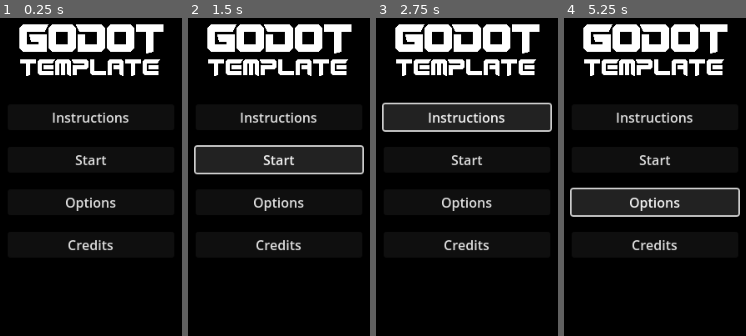
Above: before the commit, frames 1-4 (left to right).
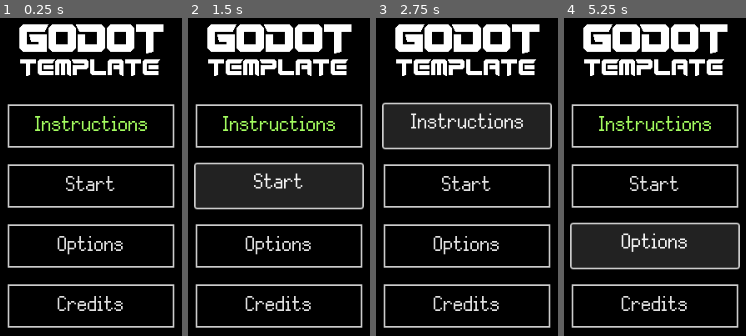
Above: after the commit, the same moments.

Repository: hawkstein/godot-2d-template
Game: Godot game, scene res://utils/ui/main_menu.tscn
The game is run twice, just before and just after one commit, with the same random seed, the same clock (stepped at 60 frames per second) and the same inputs.
Inputs:
- Up to frame 1 (0.25 s): no input
- Up to frame 2 (1.5 s): click "Start" at 0.5 s; click "Start" at 1.25 s
- Up to frame 3 (2.75 s): click "Instructions" at 2 s
- Up to frame 4 (5.25 s): click "Instructions" at 2.75 s; click "Instructions" at 3.5 s; click "Start" at 4.25 s; click "Options" at 5 s

The runs differ from the first frame. In frame 1, 11% of the frame differs, in the area x 3-97%, y 27-98%; in frame 2, 19%; in frame 3, 15%; in frame 4, 23%.

Commit message:
add default theme with pixel font

Diff:
--- /dev/null
+++ b/utils/ui/default_theme.tres
@@ -0,0 +1,17 @@
+[gd_resource type="Theme" load_steps=3 format=3 uid="uid://bes7poiouimn8"]
+
+[ext_resource type="FontFile" uid="uid://bk4j1idfh85sp" path="res://assets/fonts/Silver.ttf" id="1_os6be"]
+
+[sub_resource type="StyleBoxFlat" id="StyleBoxFlat_os6be"]
+content_margin_top = 8.0
+bg_color = Color(0, 0, 0, 1)
+border_width_left = 2
+border_width_top = 2
+border_width_right = 2
+border_width_bottom = 2
+anti_aliasing = false
+
+[resource]
+default_font = ExtResource("1_os6be")
+default_font_size = 38
+Button/styles/normal = SubResource("StyleBoxFlat_os6be")
--- a/utils/ui/main_menu.tscn
+++ b/utils/ui/main_menu.tscn
@@ -1,7 +1,8 @@
-[gd_scene load_steps=3 format=3 uid="uid://dfn6sijy2qq8n"]
+[gd_scene load_steps=4 format=3 uid="uid://dfn6sijy2qq8n"]
 
 [ext_resource type="Texture2D" uid="uid://4iakeclf4k4b" path="res://utils/ui/menu-header.png" id="1_1anft"]
 [ext_resource type="Script" uid="uid://dqn7tfj4acgyi" path="res://utils/ui/main_menu.gd" id="1_wyq4t"]
+[ext_resource type="Theme" uid="uid://bes7poiouimn8" path="res://utils/ui/default_theme.tres" id="1_xp5nu"]
 
 [node name="MainMenu" type="Control"]
 layout_mode = 3
@@ -12,6 +13,7 @@
 grow_vertical = 2
 size_flags_horizontal = 3
 size_flags_vertical = 3
+theme = ExtResource("1_xp5nu")
 script = ExtResource("1_wyq4t")
 metadata/_edit_lock_ = true
 
@@ -50,6 +52,7 @@
 
 [node name="InstructionsButton" type="Button" parent="MarginContainer/VBoxContainer"]
 layout_mode = 2
+theme_override_colors/font_color = Color(0.63969857, 0.98767596, 0.37410963, 1)
 text = "Instructions"
 
 [node name="StartButton" type="Button" parent="MarginContainer/VBoxContainer"]
Binary file added: assets/fonts/Silver.ttf
Not shown, added: assets/fonts/Silver.ttf.import
